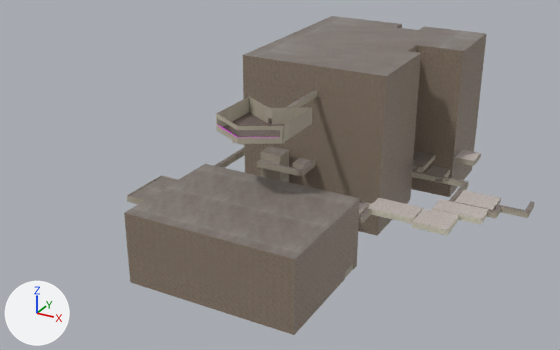
Before and after pictures for a commit that changed the FBX model Assets/AssetsEveil/Map and Textures COMPLETE/map_layout.fbx.
The view is the same before and after, from a 50 mm camera at (158.0, -352.0, 191.0) aimed at (-10.0, -46.0, 38.0). The lights are fixed; the arrows at lower left show +X, +Y and +Z. Where no turn or scale is listed for an object, it has been applied to the vertices. Vertices at the same position are counted once.

Before the edit, the objects in view are built like this:
```python
me_plane_004 = bpy.data.meshes.new('Plane.004')
me_plane_004.from_pydata(...)  # 830 vertices, 479 faces; spans x -100.0..82.0, y -159.0..48.0, z -14.0..48.0
# faces by material slot: [428, 51]
me_plane_004.materials.append(mat_floor)  # picture img_sol_regulier_floor_albedotransparency_png
me_plane_004.materials.append(mat_floor_grates)
me_plane_439 = bpy.data.meshes.new('Plane.439')
me_plane_439.from_pydata(...)  # 1717 vertices, 1219 faces; spans x -100.0..82.0, y -126.0..48.0, z -14.0..56.0
# faces by material slot: [1123, 96]
me_plane_439.materials.append(mat_wall)  # picture img_mur_regulier_wall_albedotransparency_png
me_plane_439.materials.append(mat_wallpropre)  # picture img_mur_regulier_wall_albedotransparency_png_001
me_plane_442 = bpy.data.meshes.new('Plane.442')
me_plane_442.from_pydata(...)  # 654 vertices, 72 faces; spans x -100.0..82.0, y -159.0..59.0, z -11.0..64.0
# faces by material slot: [65, 7]
me_plane_442.materials.append(mat_ceiling)  # picture img_plafond_ceiling_albedotransparency_png
me_plane_442.materials.append(mat_ceiling_suspendu)  # picture img_plafond_suspendu_albedotransparency_png
me_plane_447 = bpy.data.meshes.new('Plane.447')
me_plane_447.from_pydata(...)  # 852 vertices, 717 faces; spans x -70.0..29.0, y -159.0..59.0, z -22.0..64.0
me_plane_447.materials.append(mat_walllargeroom)  # picture img_murbrique_alb_jpg
ob_ceiling = bpy.data.objects.new('ceiling', me_plane_442)
ob_ceiling.location = (18.6, 38.1, 20.7)
ob_floor = bpy.data.objects.new('floor', me_plane_004)
ob_floor.location = (18.6, 38.1, 20.7)
ob_wall = bpy.data.objects.new('wall', me_plane_439)
ob_wall.location = (18.6, 38.1, 20.7)
ob_wallbig = bpy.data.objects.new('wallBig', me_plane_447)
ob_wallbig.location = (18.6, 38.1, 20.7)
```
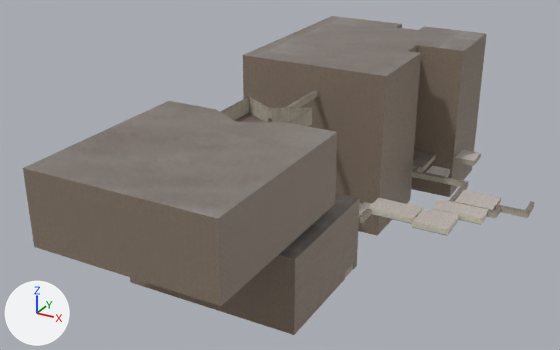
The change, as a diff of the scene's bpy script:
```diff
--- a/Assets/AssetsEveil/Map and Textures COMPLETE/map_layout.fbx.py
+++ b/Assets/AssetsEveil/Map and Textures COMPLETE/map_layout.fbx.py
@@ mat_wallflat @@
+mat_wallflat = bpy.data.materials.new('wallFlat')
+# uses the picture img_mur_regulier_wall_metallicsmoothness_png
+# uses the picture img_murpropre2_albedotransparency_png
@@ me_plane_447 @@
-me_plane_447.from_pydata(...)  # 852 vertices, 717 faces; spans x -70.0..29.0, y -159.0..59.0, z -22.0..64.0
+me_plane_447.from_pydata(...)  # 1006 vertices, 874 faces; spans x -70.0..29.0, y -206.0..59.0, z -22.0..64.0
+# me_plane_447 part 7: a new loose piece of 61 vertices spanning x -69.0..16.0, y -206.0..-116.0, z 25.0..58.0, in mat_walllargeroom
+# me_plane_447 part 8: 697 kept faces spanning x -70.0..29.0, y -159.0..59.0, z -22.0..64.0 get new texture (UV) coordinates
 me_plane_447.materials.append(mat_walllargeroom)
@@ me_plane_442 @@
-me_plane_442.from_pydata(...)  # 654 vertices, 72 faces; spans x -100.0..82.0, y -159.0..59.0, z -11.0..64.0
+me_plane_442.from_pydata(...)  # 669 vertices, 169 faces; spans x -100.0..82.0, y -206.0..59.0, z -11.0..64.0
+# me_plane_442 part 4: 10 vertices added at x -69.0..16.0, y -206.0..-116.0, z 58.0
+# me_plane_442 part 5: 6 vertices removed from x -52.0..-41.0, y -61.0..-53.0, z 3.0; 2 vertices added at x -52.0..-41.0, y -63.0, z -10.0
+# me_plane_442 part 6: 6 faces spanning x -99.0..33.0, y -117.0..-4.0, z 3.0..13.0 switch from mat_ceiling (picture img_plafond_ceiling_albedotransparency_png) to mat_ceiling_suspendu (picture img_plafond_suspendu_albedotransparency_png)
@@ me_plane_439 @@
-me_plane_439.from_pydata(...)  # 1717 vertices, 1219 faces; spans x -100.0..82.0, y -126.0..48.0, z -14.0..56.0
+me_plane_439.from_pydata(...)  # 1402 vertices, 924 faces; spans x -100.0..82.0, y -126.0..48.0, z -14.0..56.0
+# me_plane_439 part 1: 43 vertices moved within x -82.0..12.0, y -81.0..-3.0, z 3.0; 300 vertices removed from x -99.0..12.0, y -117.0..15.0, z -14.0..17.0; 4 vertices added at x -79.0..-70.0, y -4.0, z 0.0..3.0
+# me_plane_439 part 2: 19 vertices removed from x -44.0..-10.0, y -126.0..-50.0, z 48.0..56.0; 4 vertices added at x -43.0..-27.0, y -125.0..-116.0, z 51.0..54.0
+# me_plane_439 part 3: 131 faces spanning x -99.0..12.0, y -117.0..-6.0, z 0.0..13.0 switch from mat_wall (picture img_mur_regulier_wall_albedotransparency_png) to mat_wallpropre (picture img_mur_propre_wall_albedotransparency_png)
+me_plane_439.materials.append(mat_window)  # white #d0e7e7
+me_plane_439.materials.append(mat_wallflat)
```

Boxes (x1, y1, x2, y2) around the edits, measured in the pictures (560 x 350 px):
'wallBig', reshaped (28% wider): before (124, 24, 487, 335); after (23, 24, 487, 335)
'ceiling', reshaped (25% wider): before (125, 16, 534, 259); after (24, 16, 534, 259)
part 1 of me_plane_439, cut back: before (127, 148, 369, 215)
part 2 of me_plane_439, cut back: before (216, 91, 317, 144)
part 3 of me_plane_439, recoloured: before (127, 140, 369, 216)
part 4 of me_plane_442, added: after (24, 101, 336, 219)
part 5 of me_plane_442, cut back: before (216, 148, 362, 202)
part 6 of me_plane_442, recoloured: before (129, 158, 450, 200); after (426, 166, 450, 176)
part 7 of me_plane_447, added: after (23, 132, 337, 306)
part 8 of me_plane_447, surface changed: (130, 95, 451, 335) in both
